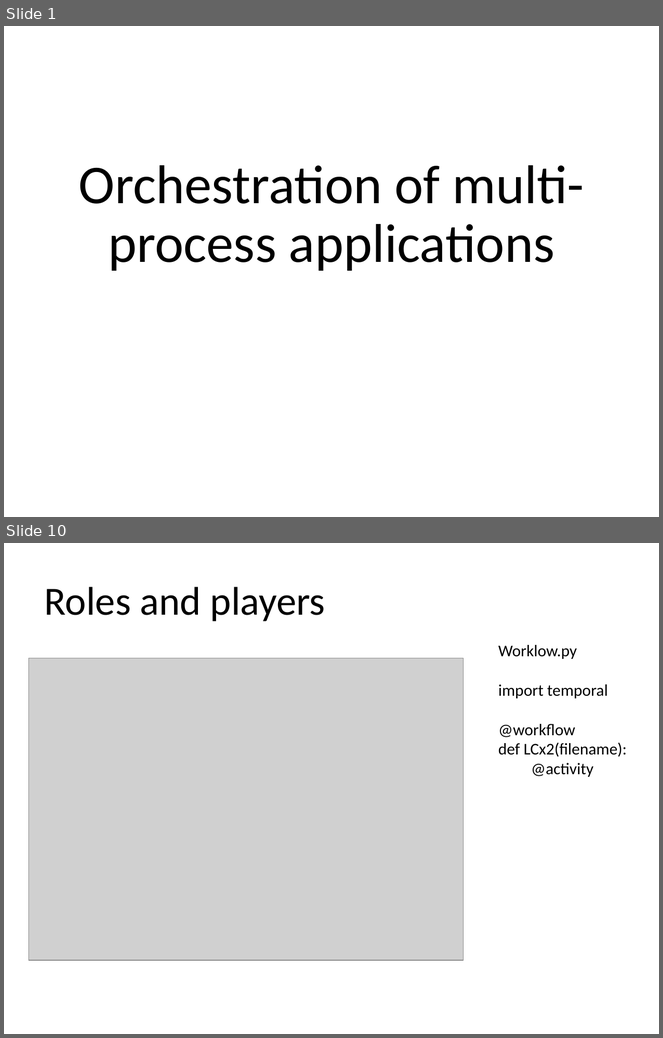
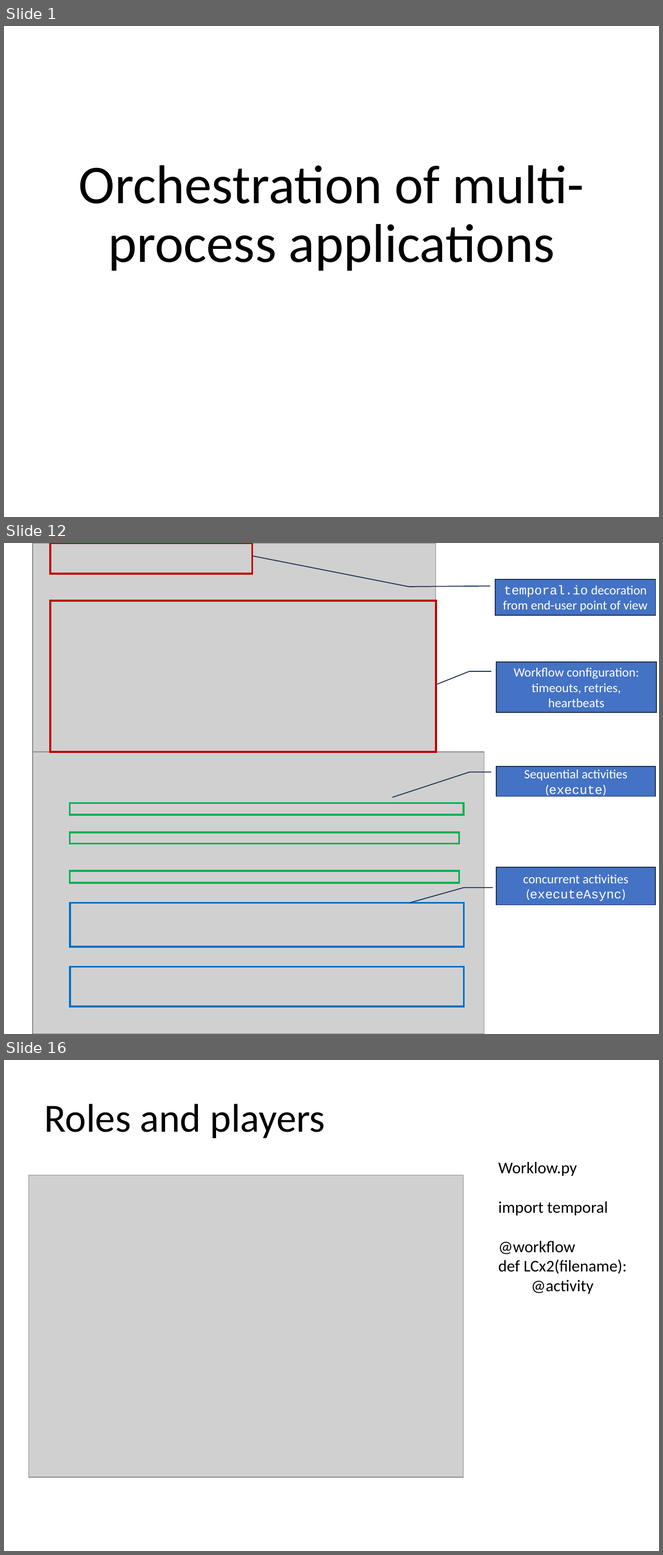
Before and after one commit to zconsult/am_temporal, a slide deck: Temporal.pptx. Shown one above the other, each under a label of ours: slides 1 and 10 before the commit, slides 1, 12 and 16 after it; the slides between them are not shown. The pictures are 663x1038 and 663x1555 pixels, drawn with LibreOffice and Linux fonts; fonts in the diff are those of the drawing; grey boxes stand for pictures. Boxes give left, top, right and bottom in pixels: in the first picture for what was removed or moved away, otherwise in the second. Text is boxed around its words. In the diff, an @@ line names an element or a change of style, - is before the commit and + after.

```diff
--- a/Temporal.pptx
+++ b/Temporal.pptx
@@ slide 12 added at (4, 543, 659, 1034), background #FFFFFF @@
@@ picture added at (33, 543, 437, 752) @@
@@ rectangle added at (50, 543, 253, 574), outline #C00000 2 pt @@
@@ border callout added at (495, 579, 656, 615), fill #4472C4, outline #1E3256 1 pt, 14 pt, text #FFFFFF @@
+temporal.io decoration from end-user point of view
@@ rectangle added at (50, 601, 437, 752), outline #C00000 2 pt @@
@@ border callout added at (496, 662, 657, 712), fill #4472C4, outline #1E3256 1 pt, 14 pt, text #FFFFFF @@
+Workflow configuration: timeouts, retries, heartbeats
@@ picture added at (33, 752, 484, 1034) @@
@@ border callout added at (496, 767, 655, 797), fill #4472C4, outline #1E3256 1 pt, 14 pt, text #FFFFFF @@
+Sequential activities (execute)
@@ rectangle added at (70, 803, 463, 815), outline #00B050 2 pt @@
@@ rectangle added at (70, 833, 458, 844), outline #00B050 2 pt @@
@@ border callout added at (496, 867, 655, 905), fill #4472C4, outline #1E3256 1 pt, 14 pt, text #FFFFFF @@
+concurrent activities (executeAsync)
@@ rectangle added at (70, 871, 458, 883), outline #00B050 2 pt @@
@@ rectangle added at (70, 903, 464, 947), outline #0070C0 2 pt @@
@@ rectangle added at (70, 967, 464, 1007), outline #0070C0 2 pt @@
@@ what was slide 10 is now slide 16 @@
```
Also in this commit, not shown: 8 slides changed, 5 other slides added, 1 slide removed.
